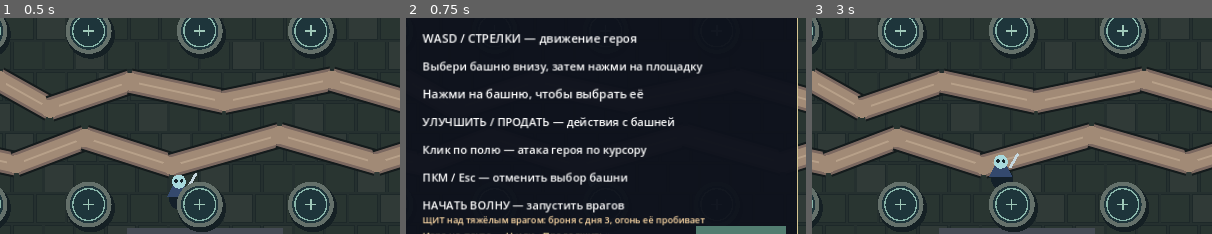
Above: before the commit, frames 1-3 (left to right).
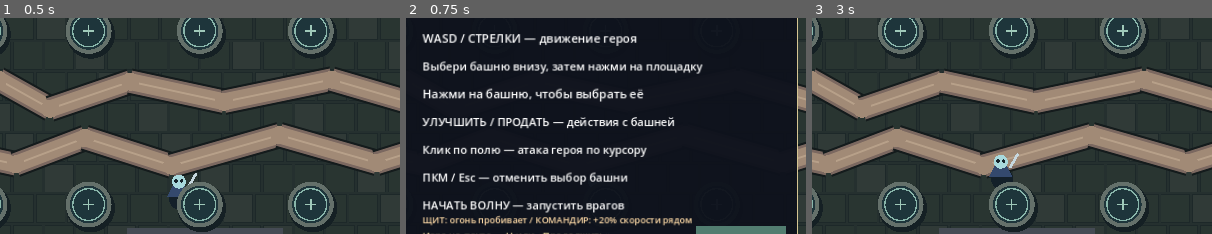
Above: after the commit, the same moments.

Repository: DoctorStrangeSH/Last-Ritual
Game: Godot game, scene res://scenes/topdown_td_prototype.tscn
Same seed, same stepped clock (60 frames per second), same inputs: the game is played once before the commit and once after it. This scene is started directly instead of the project's main scene.
Inputs (mouse positions are % of the whole screen's width and height, from its top left):
- Up to frame 1 (0.5 s): no input
- Up to frame 2 (0.75 s): tap Enter at 0.5 s; move the mouse to (72, 47) at 0.52 s; hold Right (ui_right) from 0.53 s (still down); tap H at 0.6 s; click (72, 47) at 0.67 s
- Up to frame 3 (3 s): tap Space at 0.77, 1.25, 1.52, 2.75 s; move the mouse to (30, 57) at 1.27 s; release Right (ui_right) at 1.28 s; hold Down (ui_down) 1.28-2.03 s; tap E at 1.35 s; tap Enter at 2 s; move the mouse to (60, 29) at 2.02 s; hold Right (ui_right) 2.03-2.78 s; tap R at 2.1 s; move the mouse to (45, 73) at 2.77 s; hold Up (ui_up) from 2.78 s (still down); tap H at 2.85 s; click (45, 73) at 2.92 s
The pictures show only the part of the screen within x 26-76%, y 27-77%; the shares and areas given below are measured in that part.

Frame 1 is identical in both runs. In frame 2, 1.5% of the frame differs, in the area x 9-75%, y 91-97%; in frame 3, nothing differs.

Commit message:
TD #244: телеграф ауры командира без перегрузки интерфейса (#244)
* TD #244: reveal captain command aura and tactical counter

* TD #244: reveal captain command aura and tactical counter

* TD #244: reveal captain command aura and tactical counter

* TD #244: reveal captain command aura and tactical counter

* TD #244: reveal captain command aura and tactical counter

* Keep commander help on existing line to avoid overlay

Diff:
--- a/scripts/topdown_td_prototype.gd
+++ b/scripts/topdown_td_prototype.gd
@@ -1415,6 +1415,11 @@
     if boss_feedback_time > 0.0:
         draw_rect(Rect2(385, 71, 382, 42), Color("#314f47") if boss_feedback_text == "АТАКА ПРЕРВАНА!" else Color("#683c46"))
         draw_string(ThemeDB.fallback_font, Vector2(407, 98), boss_feedback_text, HORIZONTAL_ALIGNMENT_LEFT, -1, 21, Color("#fff0cf"))
+    # Display command influence only while the captain is present and active.
+    for captain in enemies:
+        if str(captain.get("role", "")) != "captain" or float(captain.get("delay", 0.0)) > 0.0:
+            continue
+        draw_arc(Vector2(captain["pos"]), 130.0, 0.0, TAU, 48, Color("#e9ce86", 0.30), 1.5)
     for spirit in summoned_spirits:
         draw_circle(spirit["pos"], 10.0, Color("#6de6b2"))
         draw_circle(spirit["pos"], 5.0, Color("#d8fff0"))
@@ -1515,7 +1520,7 @@
         draw_string(ThemeDB.fallback_font, Vector2(326, 367), "Клик по полю — атака героя по курсору", HORIZONTAL_ALIGNMENT_LEFT, -1, 16, Color.WHITE)
         draw_string(ThemeDB.fallback_font, Vector2(326, 407), "ПКМ / Esc — отменить выбор башни", HORIZONTAL_ALIGNMENT_LEFT, -1, 16, Color.WHITE)
         draw_string(ThemeDB.fallback_font, Vector2(326, 447), "НАЧАТЬ ВОЛНУ — запустить врагов", HORIZONTAL_ALIGNMENT_LEFT, -1, 16, Color.WHITE)
-        draw_string(ThemeDB.fallback_font, Vector2(326, 467), "ЩИТ над тяжёлым врагом: броня с дня 3, огонь её пробивает", HORIZONTAL_ALIGNMENT_LEFT, -1, 13, Color("#ffdba7"))
+        draw_string(ThemeDB.fallback_font, Vector2(326, 467), "ЩИТ: огонь пробивает / КОМАНДИР: +20% скорости рядом", HORIZONTAL_ALIGNMENT_LEFT, -1, 13, Color("#ffdba7"))
         draw_string(ThemeDB.fallback_font, Vector2(326, 490), "Игра на паузе — H или «Продолжить»", HORIZONTAL_ALIGNMENT_LEFT, -1, 14, Color("#d5c592"))
         draw_rect(HELP_CLOSE_BUTTON, Color("#527d70"))
         draw_string(ThemeDB.fallback_font, HELP_CLOSE_BUTTON.position + Vector2(11.0, 29.0), "ПРОДОЛЖИТЬ", HORIZONTAL_ALIGNMENT_LEFT, -1, 16, Color.WHITE)
Not shown, changed: docs/AI_HANDOFF.md
Not shown, changed: docs/PROJECT_STATE.md
Not shown, changed: docs/ROADMAP.md
